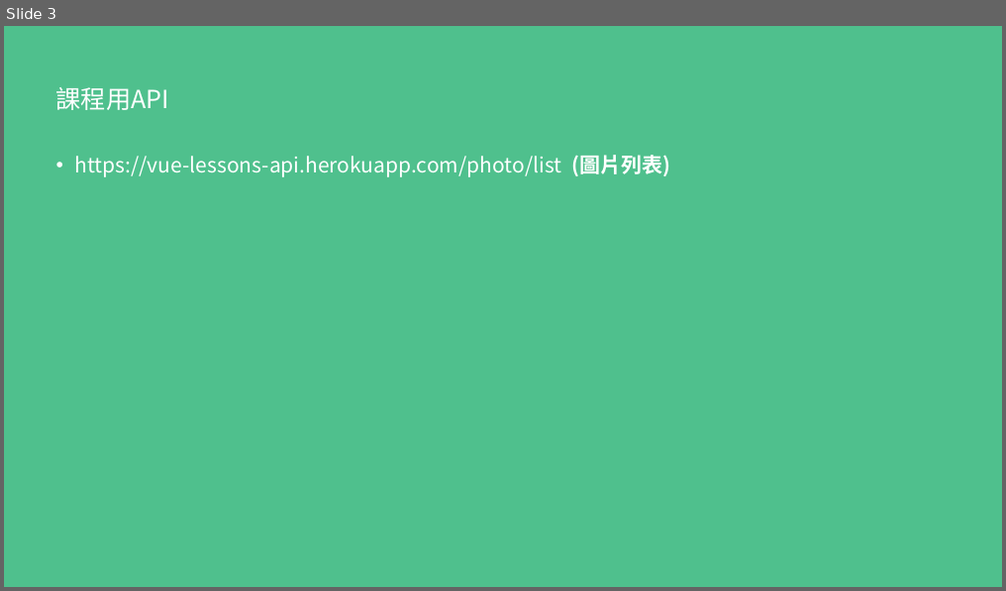
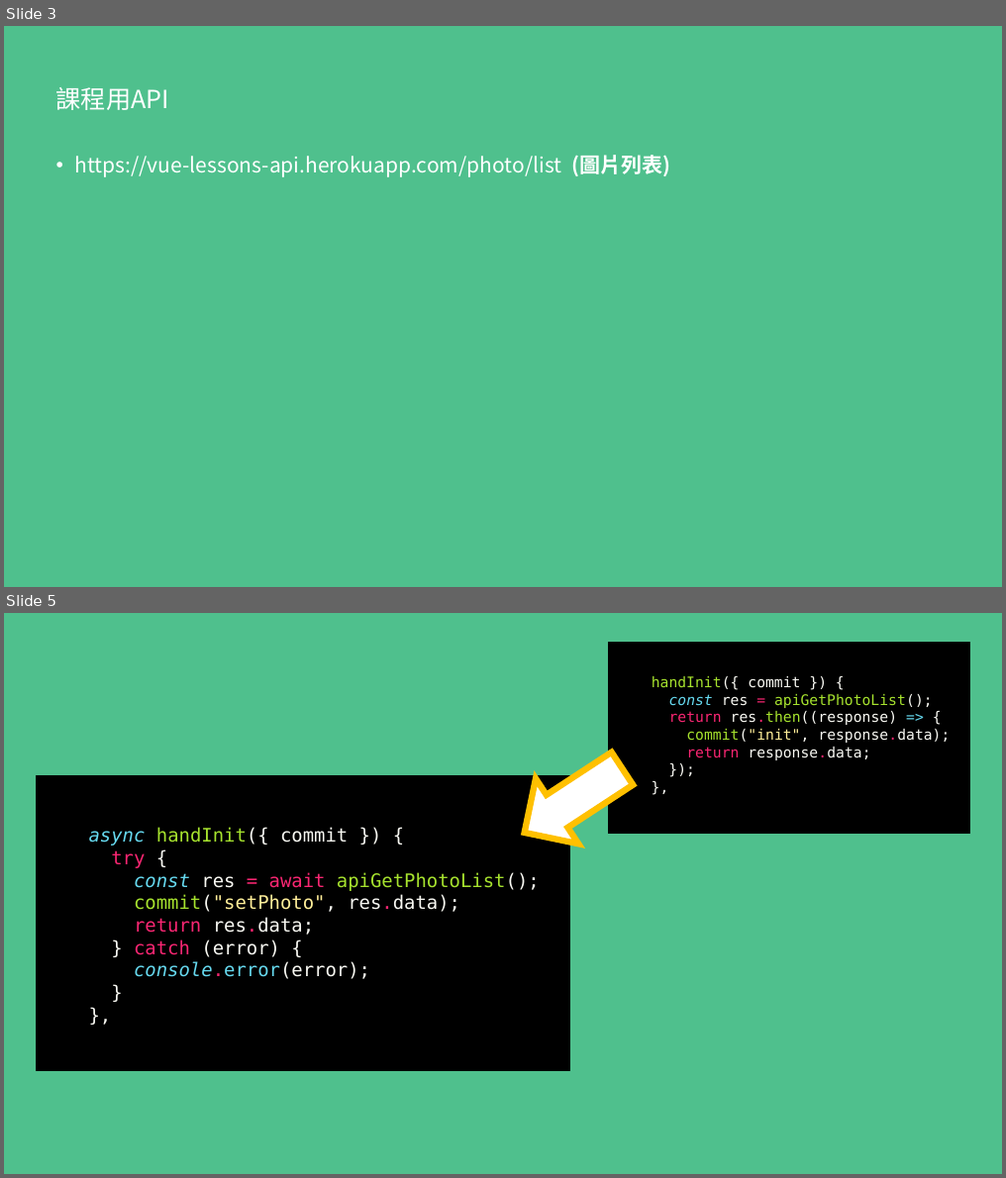
Before and after one commit to Nicole-tu/vue3-hiskio-practice, a slide deck: VUEX/02-vuex-api/Vuex&API.pptx. Shown one above the other, each under a label of ours: slide 3 before the commit, slides 3 and 5 after it; the slides between them are not shown. The pictures are 1006x591 and 1006x1178 pixels, drawn with LibreOffice and Linux fonts; fonts in the diff are those of the drawing. Boxes give left, top, right and bottom in pixels: in the first picture for what was removed or moved away, otherwise in the second. Text is boxed around its words. In the diff, an @@ line names an element or a change of style, - is before the commit and + after.

```diff
--- a/VUEX/02-vuex-api/Vuex&API.pptx
+++ b/VUEX/02-vuex-api/Vuex&API.pptx
@@ slide 5 added at [4,613,1002,1174], background #4FC08D @@
@@ rectangle added at [609,642,969,833], fill #000000, outline #000000 1 pt @@
@@ text added at [651,676,949,761], 14 pt, text #F8F8F2 @@
+handInit({ commit }) {
+const res = apiGetPhotoList();
+return res.then((response) => {
+commit("init", response.data);
+return response.data;
+});
+},
@@ right arrow added at [503,737,644,865], fill #FFFFFF, outline #FFC000 6 pt @@
@@ rectangle added at [37,775,570,1071], fill #000000, outline #000000 1 pt @@
@@ text added at [89,827,540,979], 18 pt, text #F8F8F2 @@
+async handInit({ commit }) {
+try {
+const res = await apiGetPhotoList();
+commit("setPhoto", res.data);
+return res.data;
+} catch (error) {
+console.error(error);
+}
+},
```
Also in this commit, not shown: 1 slide changed, 26 other files.
